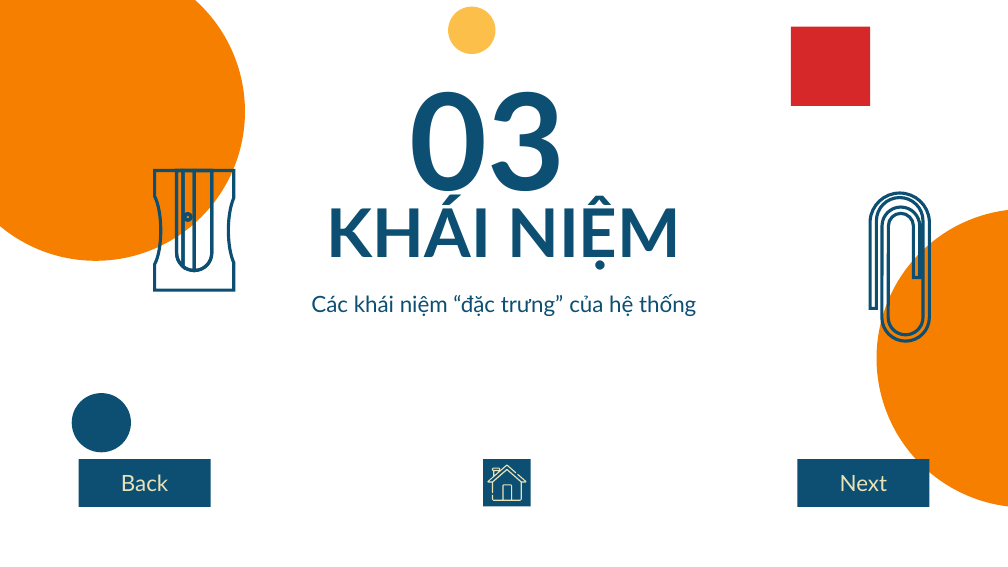
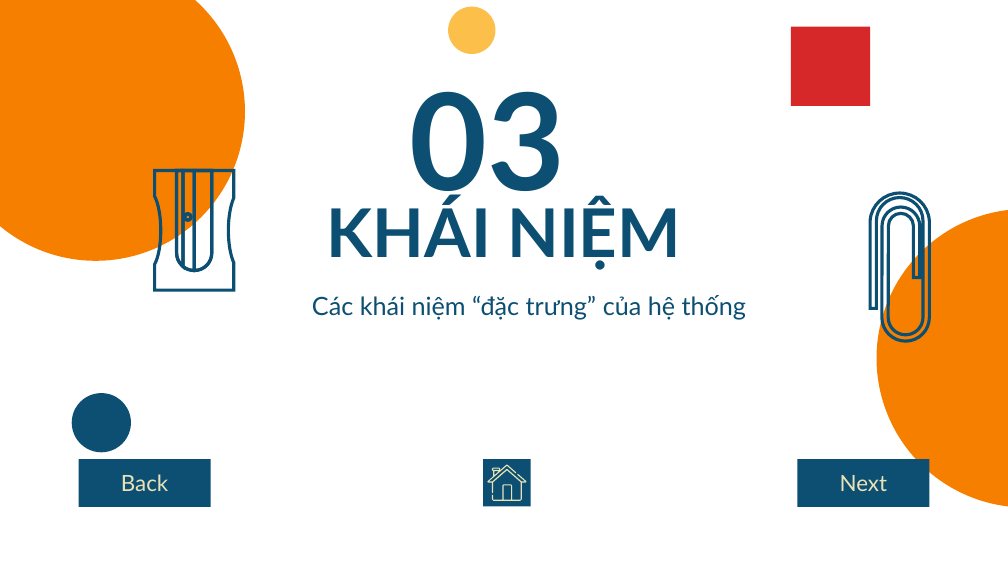
Before and after one commit to npackr/for-mqtt-dashboard, a slide deck: slide 10 of document/presentation.pptx. Drawn at 1008x567 pixels with LibreOffice and Linux fonts; fonts in the diff are those of the drawing. Boxes give left, top, right and bottom in pixels: in the first picture for what was removed or moved away, otherwise in the second. Text is boxed around its words. In the diff, an @@ line names an element or a change of style, - is before the commit and + after.

```diff
--- a/document/presentation.pptx
+++ b/document/presentation.pptx
@@ subtitle "Các khái niệm “đặc trưng” ..." at bbox=[312, 295, 746, 320]: size 16 to 18 pt @@
```
Also in this commit, not shown: 10 slides added.
